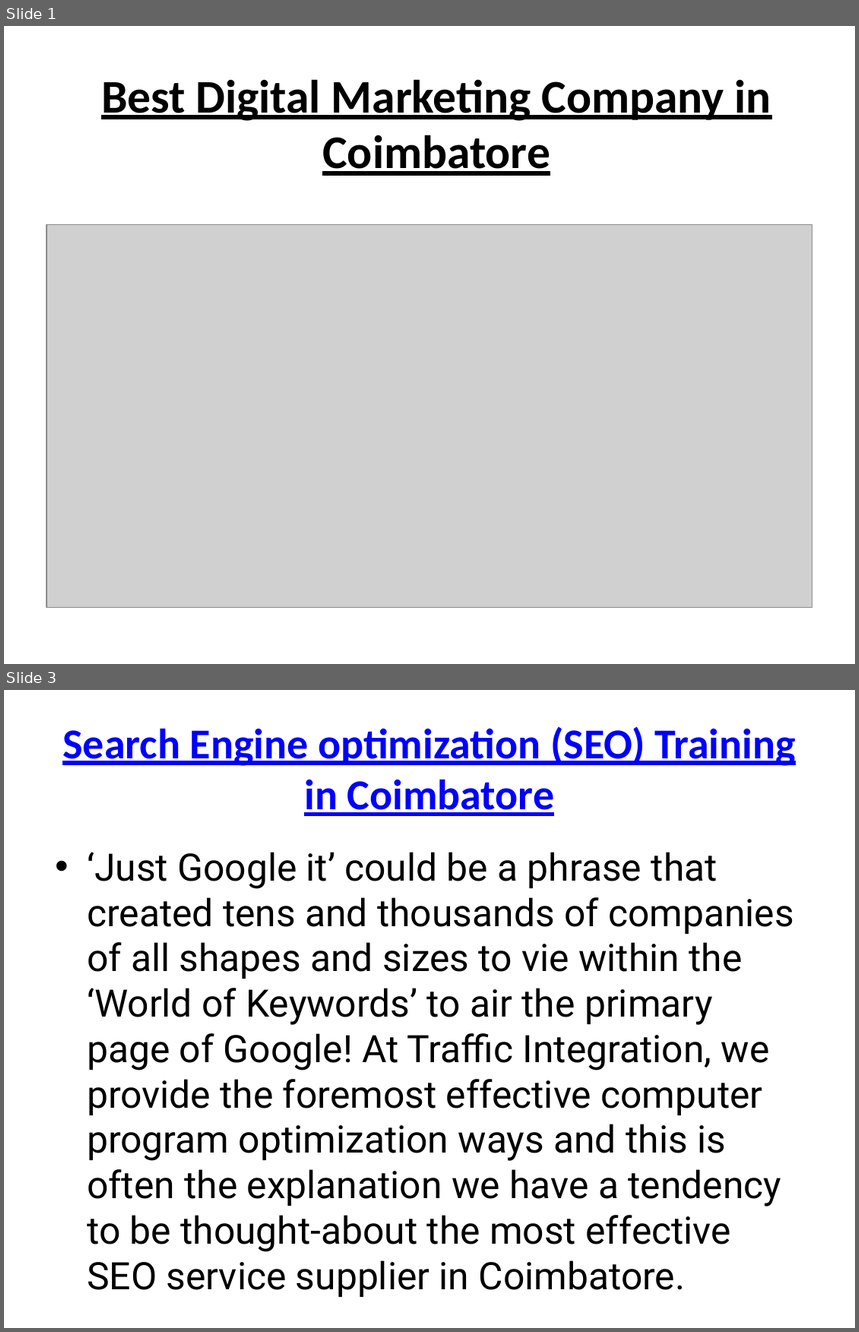
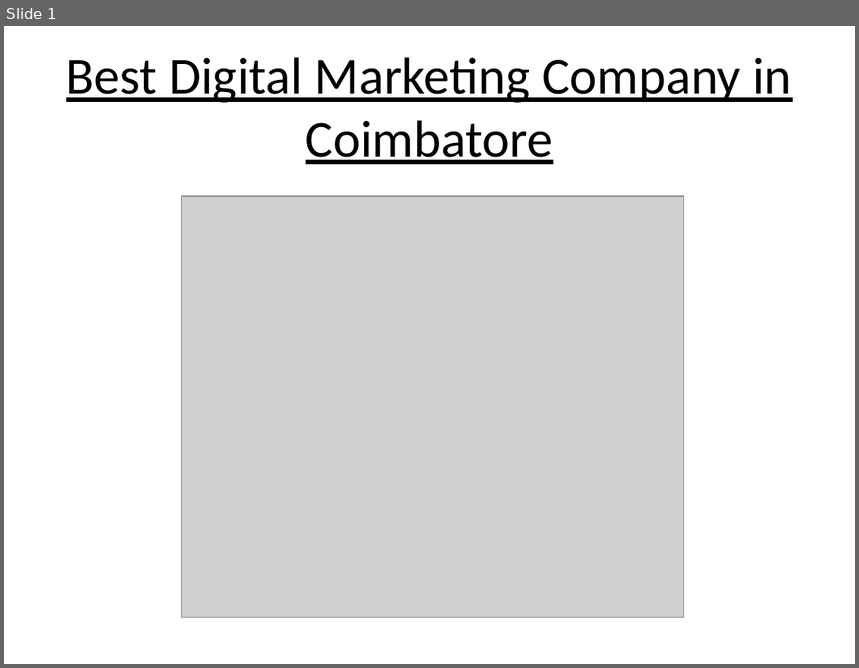
Before and after one commit to ShankarRamesh/Digital-Marketing-Company-in-Coimbatore, a slide deck: Best Digital Marketing Company in Coimbatore.pptx. Shown one above the other, each under a label of ours: slides 1 and 3 before the commit, slide 1 after it; the slides between them are not shown. The pictures are 859x1332 and 859x668 pixels, drawn with LibreOffice and Linux fonts; fonts in the diff are those of the drawing; grey boxes stand for pictures. Boxes give left, top, right and bottom in pixels: in the first picture for what was removed or moved away, otherwise in the second. Text is boxed around its words. In the diff, an @@ line names an element or a change of style, - is before the commit and + after.

```diff
--- a/Best Digital Marketing Company in Coimbatore.pptx
+++ b/Best Digital Marketing Company in Coimbatore.pptx
@@ slide 3 removed at (4,690,855,1328), background #FFFFFF @@
@@ title removed at (63,726,796,816) @@
-Search Engine optimization (SEO) Training in Coimbatore
@@ text removed at (87,852,794,1252) @@
-• ‘Just Google it’ could be a phrase that created tens and thousands of companies of all shapes and sizes to vie within the ‘World of Keywords’ to air the primary page of Google! At Traffic Integration, we provide the foremost effective computer program optimization ways and this is often the explanation we have a tendency to be thought-about the most effective SEO service supplier in Coimbatore.
@@ slide 1 changed as well @@
@@ title "Best Digital Marketing Company in ...": place and size @@
-title "Best Digital Marketing Company in ..." at (101,79,772,176)
+title "Best Digital Marketing Company in ..." at (66,57,792,164)
@@ title "Best Digital Marketing Company in ..." at (66,57,792,164): size 39.6 to 44 pt, bold off @@
@@ picture: place and size @@
-picture at (47,224,813,607)
+picture at (181,196,683,617)
```
Also in this commit, not shown: 1 other slide changed, 5 slides added, 3 other slides removed, 1 other file.
